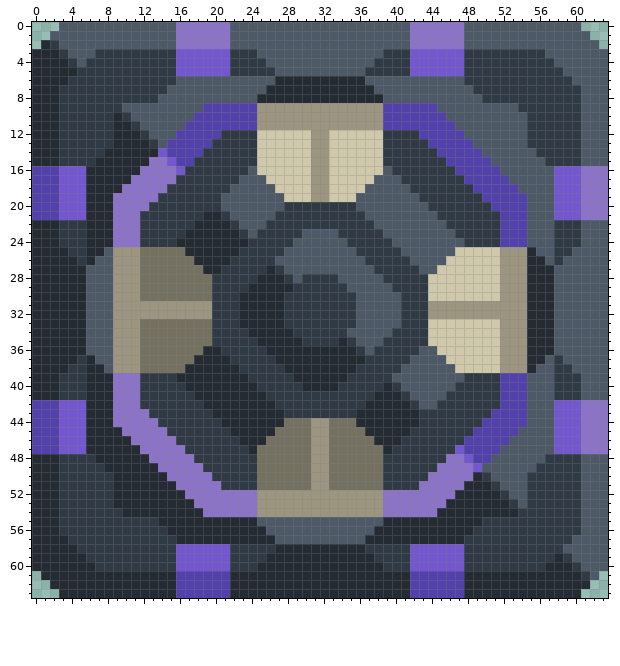
Pixel-art sprite: assets/sprites/blocks/Production/ZincExtractor.png. Above, as it was before the edit.
The file is 64x64 pixels.
The result:
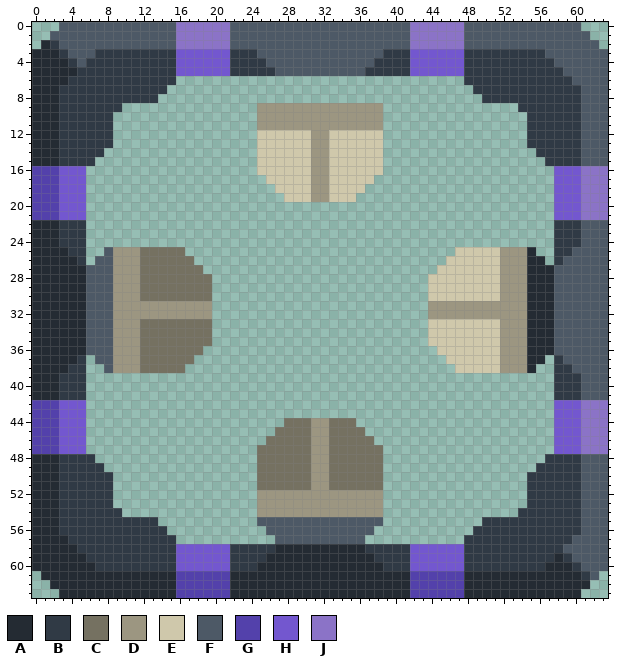
Palette (. is transparent): A #242b33  B #303a45  C #757161  D #9c9681  E #cfc8ab  F #4d5966  G #5341ab  H #7357cf  J #8b73c7
The exact change:
Changed rows in their new state; - is an unchanged pixel.
first column x 6:
 6 ----------................................----------
 7 ---------..................................---------
 8 --------....................................--------
 9 ----...............--------------...............----
10 ---................--------------................---
11 ---................--------------................---
12 ---................--------------................---
13 ---................--------------................---
14 --.................--------------.................--
15 -..................--------------..................-
16 ...................--------------...................
17 ....................------------....................
18 .....................----------.....................
19 ......................--------......................
20 ....................................................
21 ....................................................
22 ....................................................
23 ....................................................
24 ....................................................
25 ..---------..............................---------..
26 .-----------............................-----------.
27 -------------..........................-------------
28 --------------........................--------------
29 --------------........................--------------
30 --------------........................--------------
31 --------------........................--------------
32 --------------........................--------------
33 --------------........................--------------
34 --------------........................--------------
35 --------------........................--------------
36 -------------..........................-------------
37 .-----------............................-----------.
38 ..---------..............................---------..
39 ....................................................
40 ....................................................
41 ....................................................
42 ....................................................
43 ....................................................
44 ......................--------......................
45 .....................----------.....................
46 ....................------------....................
47 ...................--------------...................
48 -..................--------------..................-
49 --.................--------------.................--
50 ---................--------------................---
51 ---................--------------................---
52 ---................--------------................---
53 ---................--------------................---
54 ----...............--------------...............----
55 --------...........--------------...........--------
56 ---------...........------------...........---------
57 ----------...........----------...........----------
Boxes around the changes in both pictures, in picture pixels (x1, y1, x2, y2):
erased: (86, 76, 554, 544)
